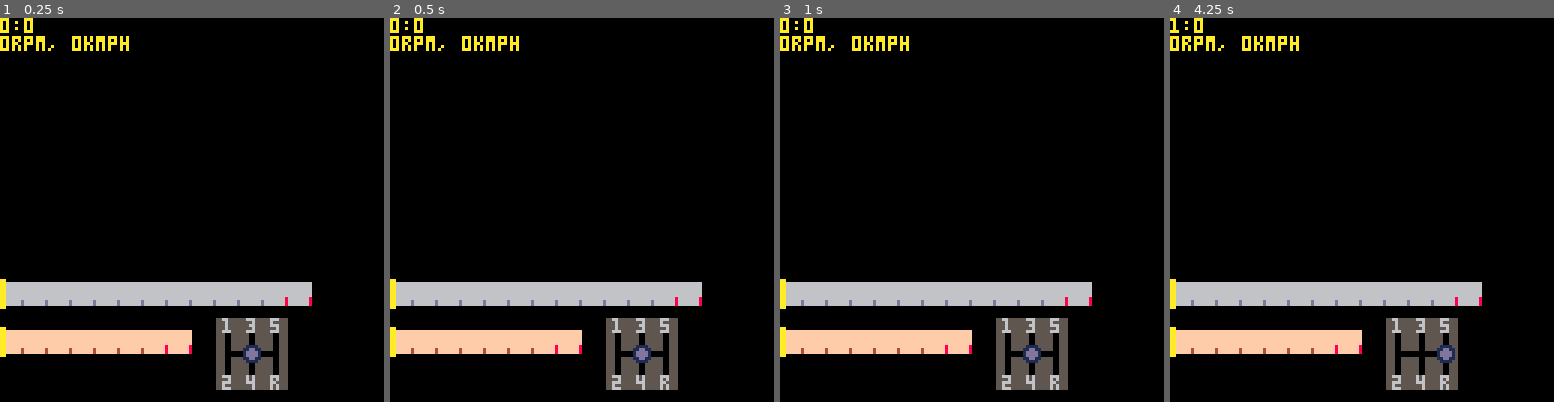
Above: before the commit, frames 1-4 (left to right).
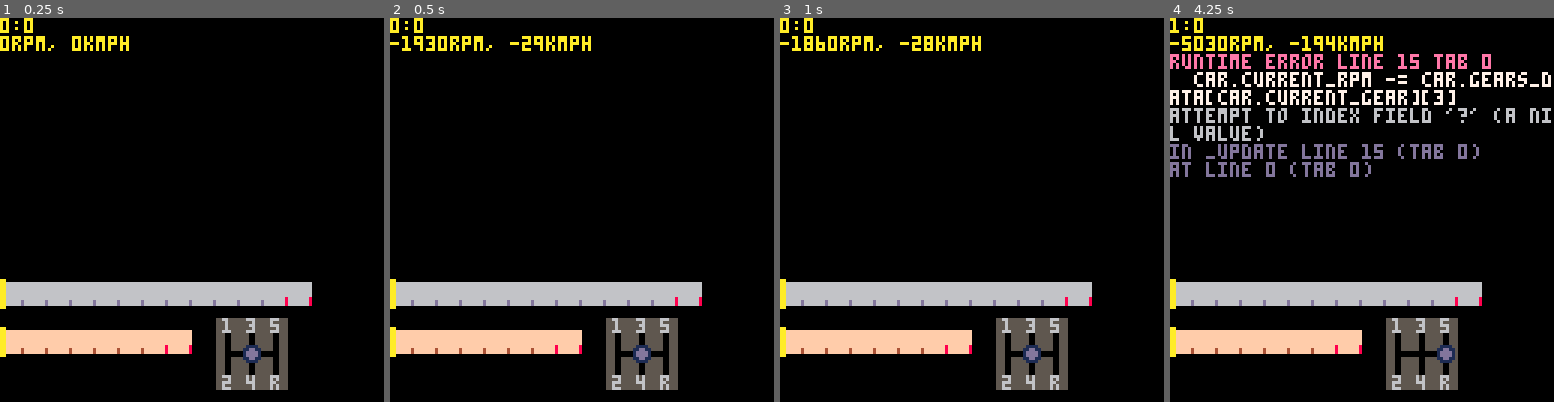
Above: after the commit, the same moments.

Repository: VedVid/PICOdrag
Game: PICO-8 cartridge picodrag.p8
The game is run twice, just before and just after one commit, with the same random seed, the same clock (stepped at 60 frames per second) and the same inputs.
Inputs:
- Up to frame 1 (0.25 s): no input
- Up to frame 2 (0.5 s): tap X (X key) at 0.33 s
- Up to frame 3 (1 s): tap O (Z key) at 0.7 s
- Up to frame 4 (4.25 s): tap X (X key) at 1.07, 1.85, 2.97, 4.08 s; hold Right 1.6-2.1 s; tap O (Z key) every 0.4 s from 1.7 to 4.1 s; hold Up 2.15-2.42 s; hold Right 2.47-3.03 s; hold Left 3.08-3.58 s; hold Down 3.63-3.97 s; hold Right from 4.02 s (still down)

Frame 1 is identical in both runs. In frame 2, 0.9% of the frame differs, in the area x 0-53%, y 4-9%; in frame 3, 1.0%; in frame 4, 8.7%, in the area x 0-100%, y 4-42%.
Error after the commit: runtime error line 15 tab 0; car.current_rpm -= car.gears_data[car.current_gear][3]; attempt to index field '?' (a nil value)

Commit message:
The car data updates with gear and rpm change

Diff:
--- a/picodrag.p8
+++ b/picodrag.p8
@@ -12,6 +12,10 @@
 function _update()
  handle_keys()
  if btnp(4) then
+  car_update(car)
+ elseif btnp(5) then
+  car.current_gear += 1
+  car.current_rpm -= car.gears_data[car.current_gear][3]
   car_update(car)
  end
 end
@@ -24,7 +28,11 @@
  else
   print("no gearbox info")
  end
- print(car.current_rpm.."rpm, "..car.current_speed.."kmph")
+ if (car.current_rpm) or (car.current_speed) then
+  print(car.current_rpm.."rpm, "..car.current_speed.."kmph")
+ else
+  print("no rpm and speed info")
+ end
 end
 
 -->8
@@ -300,7 +308,7 @@
   {car.gear_five_vmax,
    car.gear_five_time,
    car.gear_five_dropdown}}
- car.current_gear = 0
+ car.current_gear = 1
  car.current_rpm = 0
  car.current_speed = 0
  return car
@@ -308,7 +316,7 @@
 
 function calculate_speed(car)
  local speed = flr((car.current_rpm / car.rpm_max) *
-  car.gears_data[gear][car.current_gear])
+  car.gears_data[car.current_gear][1])
  return speed
 end
 
@@ -317,6 +325,9 @@
   return false
  end
  car.current_rpm += 70
+ if car.current_rpm > car.rpm_max then
+  car.current_rpm = car.rpm_max
+ end
  car.current_speed = calculate_speed(car)
  return true
 end
